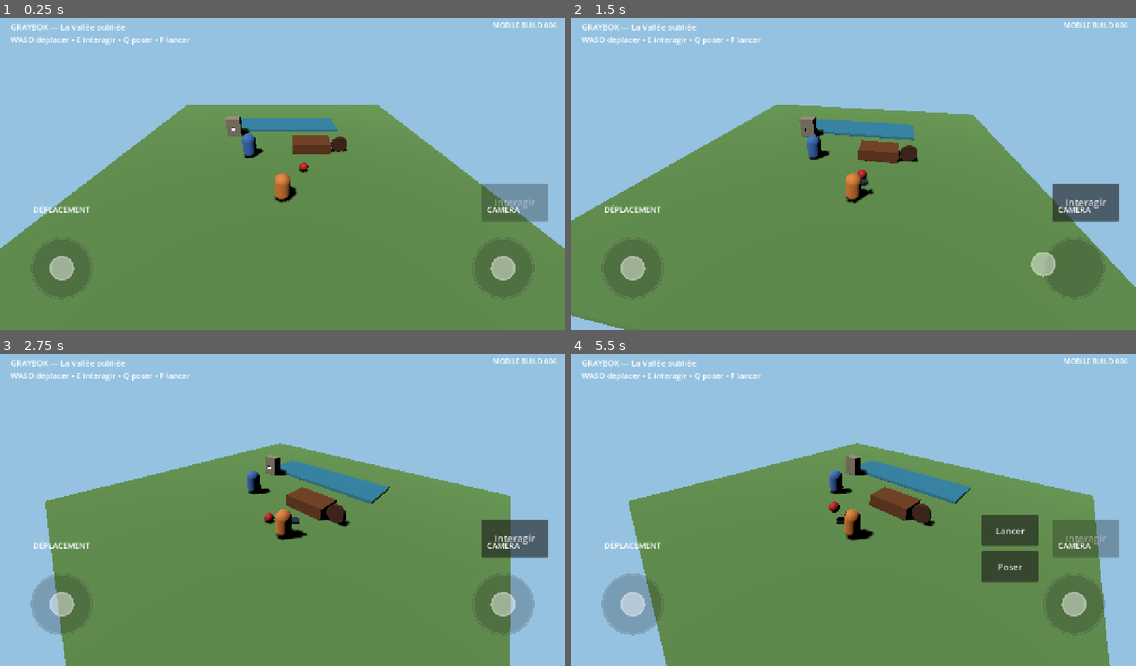
Above: before the commit, frames 1-4 (two rows, left to right).
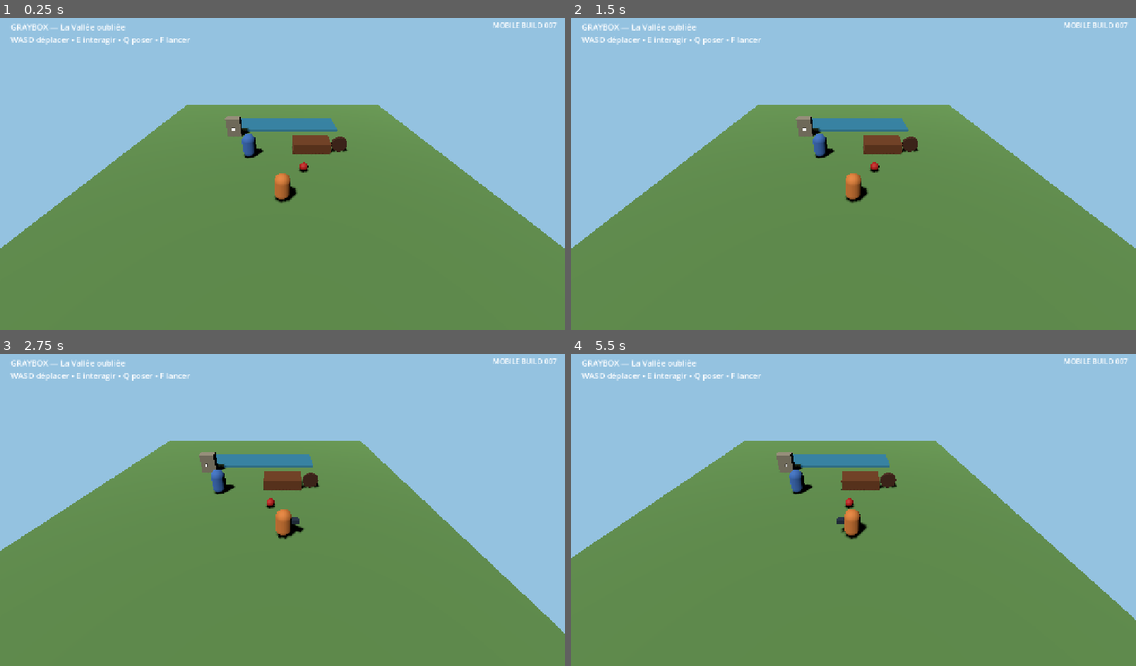
Above: after the commit, the same moments.

Repository: u2987920406-rgb/Grimoire
Game: Godot game, scene res://adventures/forgotten_valley/scenes/bootstrap.tscn
Two runs of this game, one before a commit and one after it. Both use one fixed random seed, a clock stepped at 60 frames per second and the inputs below.
Inputs (mouse positions are in pixels of both pictures, inside the frame that each line leads up to):
- Up to frame 1 (0.25 s): no input
- Up to frame 2 (1.5 s): tap Enter at 0.5 s; drag from (633, 267) to (910, 102) at 0.52 s; drag from (1073, 267) to (825, 233) at 1.27 s
- Up to frame 3 (2.75 s): move the mouse to (339, 438) at 2.02 s; hold D (move_right) from 2.03 s (still down); hold F (throw_object) from 2.03 s (still down)
- Up to frame 4 (5.5 s): release D (move_right) at 2.75 s; release F (throw_object) at 2.75 s; drag from (825, 569) to (684, 460) at 2.77 s; click (1085, 538) at 3.5 s, where only the run before the commit has a clickable "Interagir"; click (1011, 566) at 4.25 s, where only the run before the commit has a clickable "Poser"; move the mouse to (1023, 553) at 5.02 s; hold A (move_left) from 5.03 s (still down); hold E (interact) from 5.03 s (still down)

The runs differ from the first frame. In frame 1, 4.7% of the frame differs, in the area x 5-99%, y 1-91%; in frame 2, 9.7%; in frame 3, 18%; in frame 4, 21%, in the area x 0-100%, y 1-100%.
Error before the commit: Invalid assignment of property or key 'visible' with value of type 'bool' on a base object of type 'null instance'. (res://adventures/forgotten_valley/scripts/…

Commit message:
feat(ui): add contextual action bubble near player

Diff:
--- a/adventures/forgotten_valley/scenes/bootstrap.tscn
+++ b/adventures/forgotten_valley/scenes/bootstrap.tscn
@@ -320,7 +320,7 @@
 offset_top = 18.0
 offset_right = 1260.0
 offset_bottom = 54.0
-text = "MOBILE BUILD 006"
+text = "MOBILE BUILD 007"
 horizontal_alignment = 2
 theme_override_font_sizes/font_size = 16
 
@@ -379,6 +379,24 @@
 text = ""
 theme_override_font_sizes/font_size = 22
 
+[node name="ContextBubble" type="PanelContainer" parent="UI"]
+custom_minimum_size = Vector2(170, 54)
+offset_right = 170.0
+offset_bottom = 54.0
+z_index = 20
+
+[node name="Margin" type="MarginContainer" parent="UI/ContextBubble"]
+theme_override_constants/margin_left = 16
+theme_override_constants/margin_top = 10
+theme_override_constants/margin_right = 16
+theme_override_constants/margin_bottom = 10
+
+[node name="Label" type="Label" parent="UI/ContextBubble/Margin"]
+text = "Action"
+horizontal_alignment = 1
+vertical_alignment = 1
+theme_override_font_sizes/font_size = 20
+
 [node name="HelpLabel" type="Label" parent="UI"]
 offset_left = 24.0
 offset_top = 20.0
